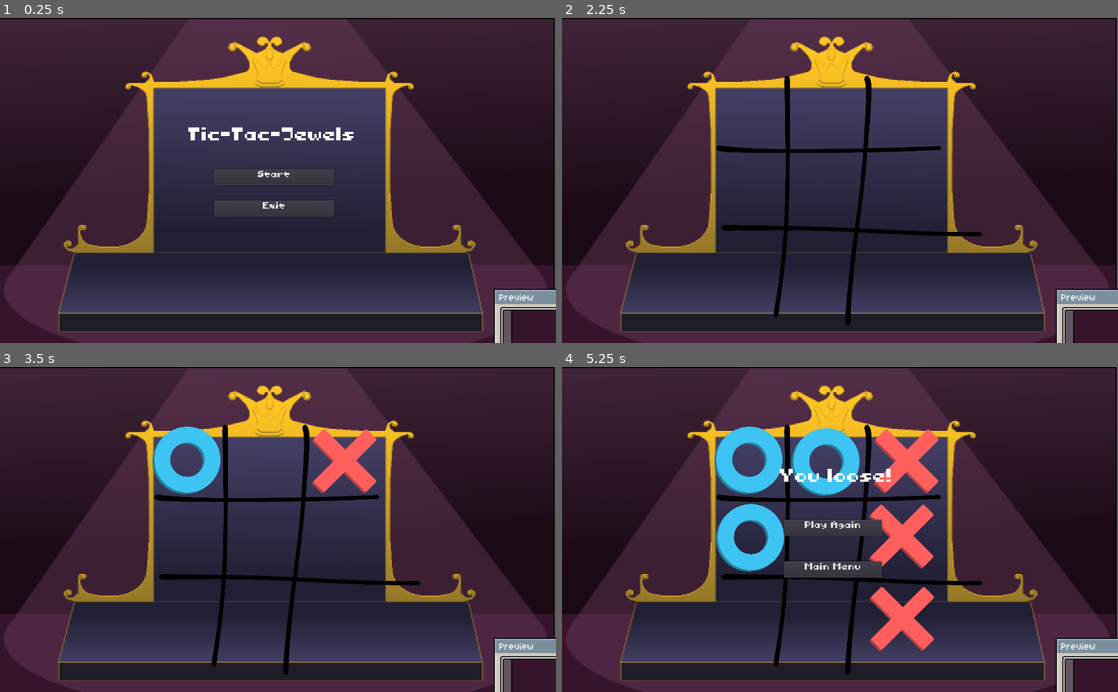
Above: before the commit, frames 1-4 (two rows, left to right).
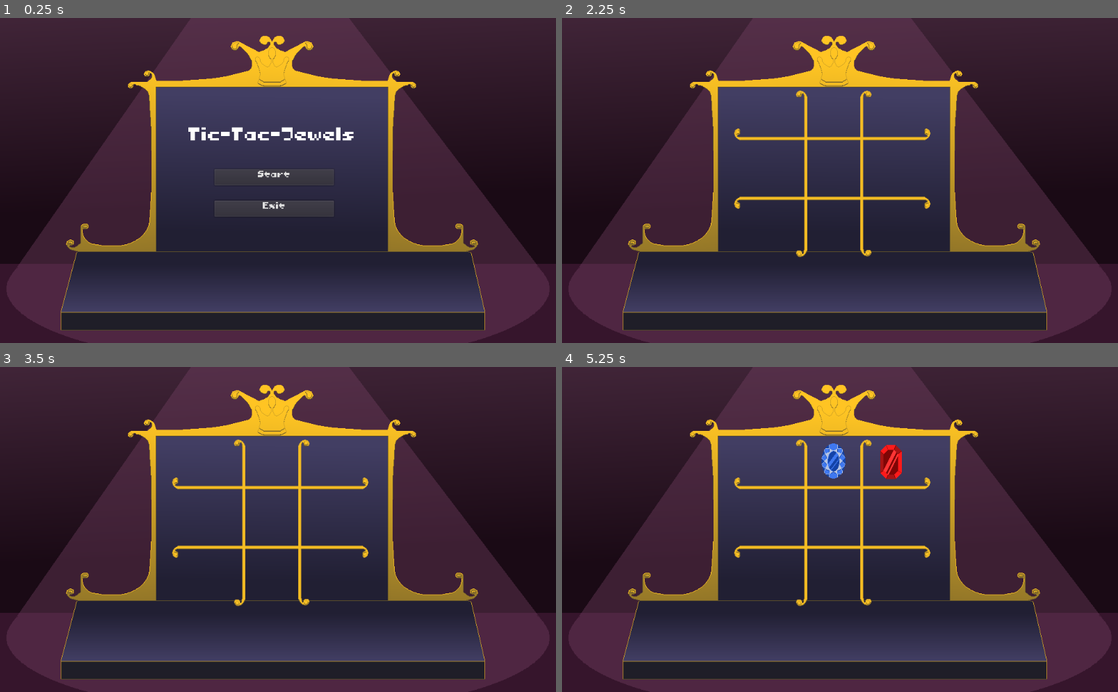
Above: after the commit, the same moments.

Repository: gusta7pires/Tic-Tac-Toe-project
Game: Godot game, scene res://Cenas/Main.tscn
Same seed, same stepped clock (60 frames per second), same inputs: the game is played once before the commit and once after it.
Inputs (mouse positions are in pixels of both pictures, inside the frame that each line leads up to):
- Up to frame 1 (0.25 s): no input
- Up to frame 2 (2.25 s): click "Start" at 0.5 s; click "Easy" at 1.25 s; click "Yes" at 2 s
- Up to frame 3 (3.5 s): tap Enter at 2.75 s; move the mouse to (183, 461) at 2.77 s; click (183, 461) at 2.92 s
- Up to frame 4 (5.25 s): tap Space at 3.5, 5 s; move the mouse to (823, 461) at 3.52 s; click (823, 461) at 3.67 s; tap Enter at 4.25 s; move the mouse to (906, 461) at 4.27 s; click (906, 461) at 4.42 s; move the mouse to (751, 536) at 5.02 s; click (751, 536) at 5.17 s

The runs differ from the first frame. In frame 1, 6.5% of the frame differs, in the area x 0-100%, y 0-100%; in frame 2, 10%; in frame 3, 13%; in frame 4, 19%.

Commit message:
novas artes

Diff:
--- a/jogo-da-velha/Prefabs/BoardPosition.tscn
+++ b/jogo-da-velha/Prefabs/BoardPosition.tscn
@@ -1,18 +1,17 @@
 [gd_scene load_steps=5 format=2]
 
 [ext_resource path="res://Scripts/Position.gd" type="Script" id=1]
-[ext_resource path="res://Sprites/Place Holder/circle.png" type="Texture" id=2]
-[ext_resource path="res://Sprites/Place Holder/cross.png" type="Texture" id=3]
+[ext_resource path="res://Sprites/rubi.png" type="Texture" id=2]
+[ext_resource path="res://Sprites/saphire.png" type="Texture" id=3]
 
 [sub_resource type="RectangleShape2D" id=1]
-extents = Vector2( 56, 56 )
+extents = Vector2( 43.75, 44.125 )
 
 [node name="BoardPosition" type="Area2D"]
 script = ExtResource( 1 )
-player_textures = [ null, ExtResource( 3 ), ExtResource( 2 ) ]
+player_textures = [ null, ExtResource( 2 ), ExtResource( 3 ) ]
 
 [node name="CollisionShape2D" type="CollisionShape2D" parent="."]
 shape = SubResource( 1 )
 
 [node name="Sprite" type="Sprite" parent="."]
-scale = Vector2( 0.2, 0.2 )
--- a/jogo-da-velha/Prefabs/Game.tscn
+++ b/jogo-da-velha/Prefabs/Game.tscn
@@ -1,7 +1,8 @@
-[gd_scene load_steps=10 format=2]
+[gd_scene load_steps=11 format=2]
 
+[ext_resource path="res://Sprites/grade.png" type="Texture" id=1]
 [ext_resource path="res://Prefabs/SoundEfx.tscn" type="PackedScene" id=2]
-[ext_resource path="res://Sprites/Place Holder/board.png" type="Texture" id=3]
+[ext_resource path="res://Prefabs/bg.tscn" type="PackedScene" id=3]
 [ext_resource path="res://Font/Toriko_font_64.tres" type="DynamicFont" id=4]
 [ext_resource path="res://Font/Toriko_font_32.tres" type="DynamicFont" id=5]
 [ext_resource path="res://Prefabs/BoardPosition.tscn" type="PackedScene" id=6]
@@ -13,6 +14,8 @@
 [node name="Game" type="Node2D"]
 script = ExtResource( 7 )
 game_over_label_path = NodePath("GameOver/WinnerText")
+
+[node name="bg" parent="." instance=ExtResource( 3 )]
 
 [node name="GoFirst" type="Control" parent="."]
 visible = false
@@ -56,36 +59,36 @@
 game_manager_path = NodePath("..")
 
 [node name="0-0" parent="Tabuleiro" instance=ExtResource( 6 )]
-position = Vector2( 343, 172 )
+position = Vector2( 393, 172 )
 
 [node name="0-1" parent="Tabuleiro" instance=ExtResource( 6 )]
-position = Vector2( 485, 175 )
+position = Vector2( 500, 173 )
 
 [node name="0-2" parent="Tabuleiro" instance=ExtResource( 6 )]
-position = Vector2( 633, 174 )
+position = Vector2( 607, 173 )
 
 [node name="1-0" parent="Tabuleiro" instance=ExtResource( 6 )]
-position = Vector2( 346, 315 )
+position = Vector2( 394, 277 )
 
 [node name="1-1" parent="Tabuleiro" instance=ExtResource( 6 )]
-position = Vector2( 485, 315 )
+position = Vector2( 500, 278 )
 
 [node name="1-2" parent="Tabuleiro" instance=ExtResource( 6 )]
-position = Vector2( 624, 313 )
+position = Vector2( 608, 278 )
 
 [node name="2-0" parent="Tabuleiro" instance=ExtResource( 6 )]
-position = Vector2( 335, 460 )
+position = Vector2( 395, 383 )
 
 [node name="2-1" parent="Tabuleiro" instance=ExtResource( 6 )]
-position = Vector2( 472, 461 )
+position = Vector2( 501, 383 )
 
 [node name="2-2" parent="Tabuleiro" instance=ExtResource( 6 )]
-position = Vector2( 625, 465 )
+position = Vector2( 608, 383 )
 
 [node name="Board" type="Sprite" parent="Tabuleiro"]
-position = Vector2( 502, 344 )
-scale = Vector2( 0.23, 0.23 )
-texture = ExtResource( 3 )
+position = Vector2( 512, 307 )
+scale = Vector2( 1.09333, 1.09333 )
+texture = ExtResource( 1 )
 
 [node name="SoundWrongClick" parent="Tabuleiro" instance=ExtResource( 2 )]
 stream = ExtResource( 8 )
--- a/jogo-da-velha/Prefabs/bg.tscn
+++ b/jogo-da-velha/Prefabs/bg.tscn
@@ -1,6 +1,6 @@
 [gd_scene load_steps=2 format=2]
 
-[ext_resource path="res://Sprites/bg.png" type="Texture" id=1]
+[ext_resource path="res://Sprites/fundo.png" type="Texture" id=1]
 
 [node name="bg" type="Sprite"]
 position = Vector2( 512, 300 )
Not shown: 1 places in jogo-da-velha/Cenas/Main.tscn that only renumber resources
Renamed: jogo-da-velha/Sprites/gui_paper.png -> jogo-da-velha/Sprites/Place Holder/gui_paper.png
Not shown, added: jogo-da-velha/Sprites/Place Holder/gui_paper.png.import
Renamed: jogo-da-velha/Sprites/new_tileset.tres -> jogo-da-velha/Sprites/Place Holder/new_tileset.tres
Binary file removed: jogo-da-velha/Sprites/bg.png
Binary file added: jogo-da-velha/Sprites/fundo.png
Not shown, changed: jogo-da-velha/Sprites/fundo.png.import
Binary file added: jogo-da-velha/Sprites/grade.png
Not shown, added: jogo-da-velha/Sprites/grade.png.import
Binary file added: jogo-da-velha/Sprites/rubi.png
Not shown, added: jogo-da-velha/Sprites/rubi.png.import
Binary file added: jogo-da-velha/Sprites/saphire.png
(and 1 more such lines)
